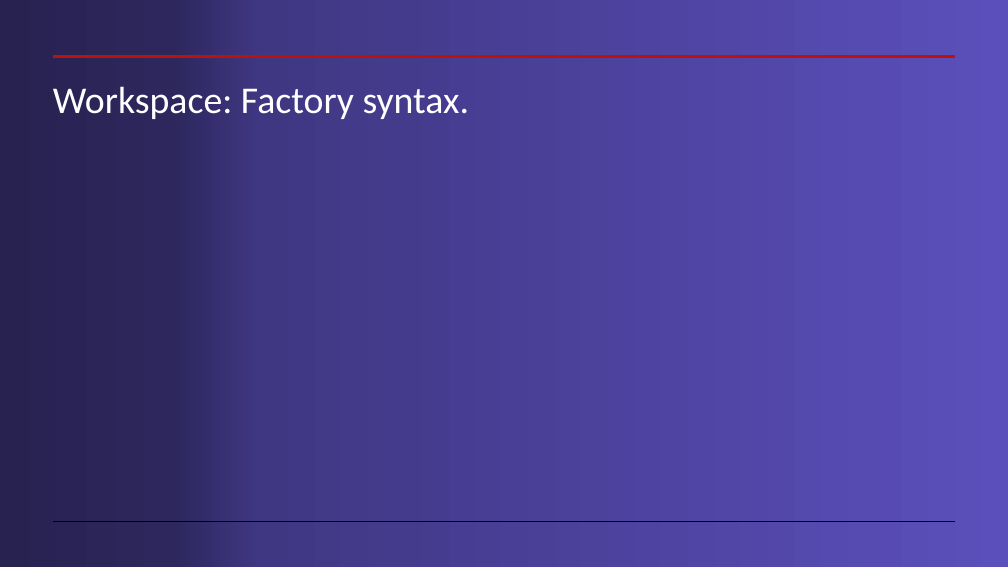
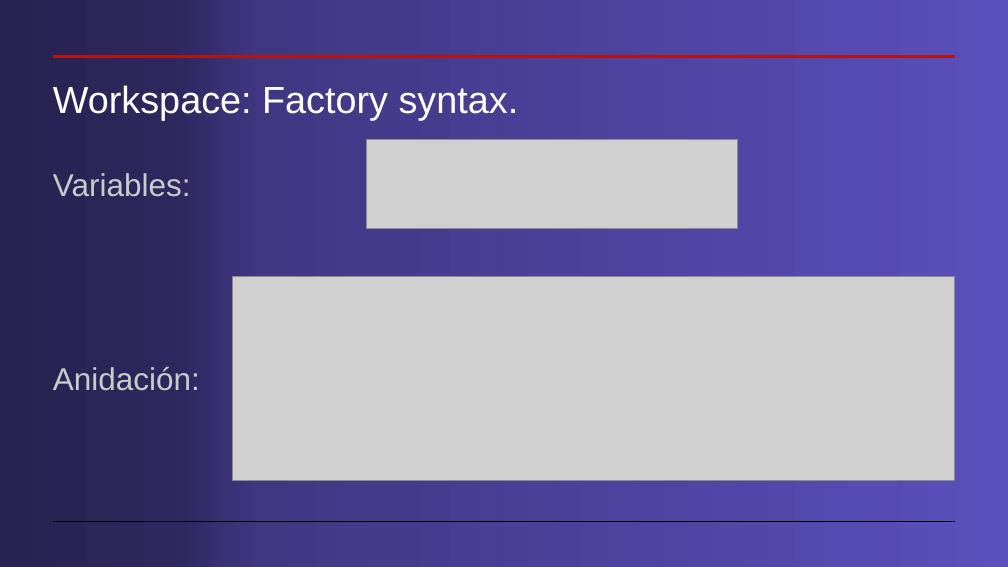
Before and after one commit to cdavidgutierrez/ProyectoFinal_CERN_ROOT, a slide deck: slide 9 of Workspaces en root.pptx (slide 8 before the commit). Drawn at 1008x567 pixels with LibreOffice and Linux fonts; fonts in the diff are those of the drawing; grey boxes stand for pictures. Boxes give left, top, right and bottom in pixels: in the first picture for what was removed or moved away, otherwise in the second. Text is boxed around its words. In the diff, an @@ line names an element or a change of style, - is before the commit and + after.

```diff
--- a/Workspaces en root.pptx
+++ b/Workspaces en root.pptx
@@ title "Workspace: Factory syntax." at box(53, 85, 519, 120): font Calibri to Arial @@
@@ picture added at box(367, 139, 737, 228) @@
@@ text added at box(53, 173, 191, 197), 30 pt, text #CACACA @@
+Variables:
@@ picture added at box(233, 277, 955, 481) @@
@@ text added at box(53, 367, 200, 391), 30 pt, text #CACACA @@
+Anidación:
```
Also in this commit, not shown: 13 other slides changed, 2 slides added.
